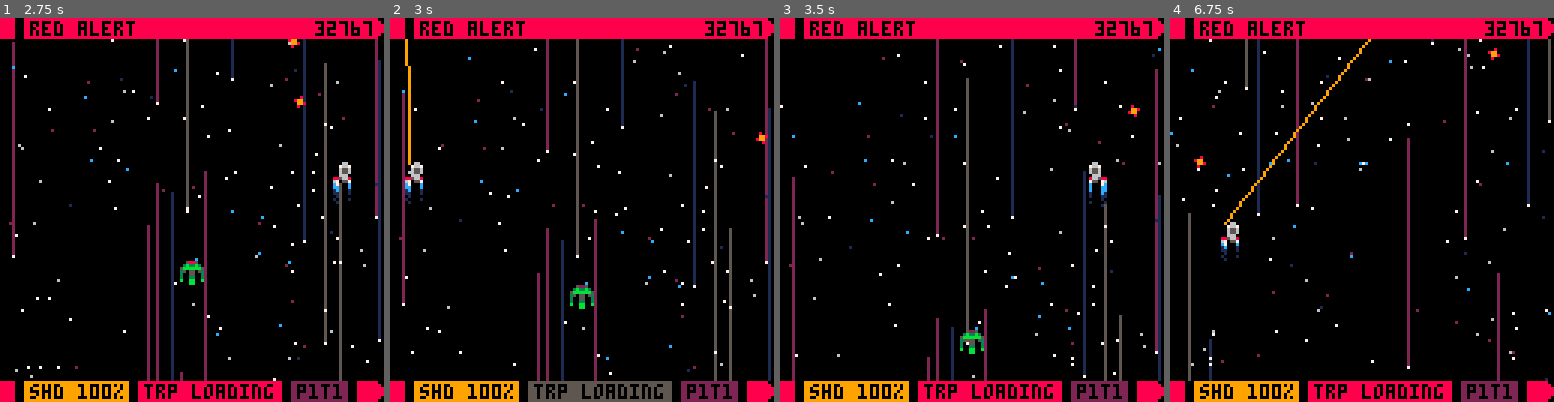
Above: before the commit, frames 1-4 (left to right).
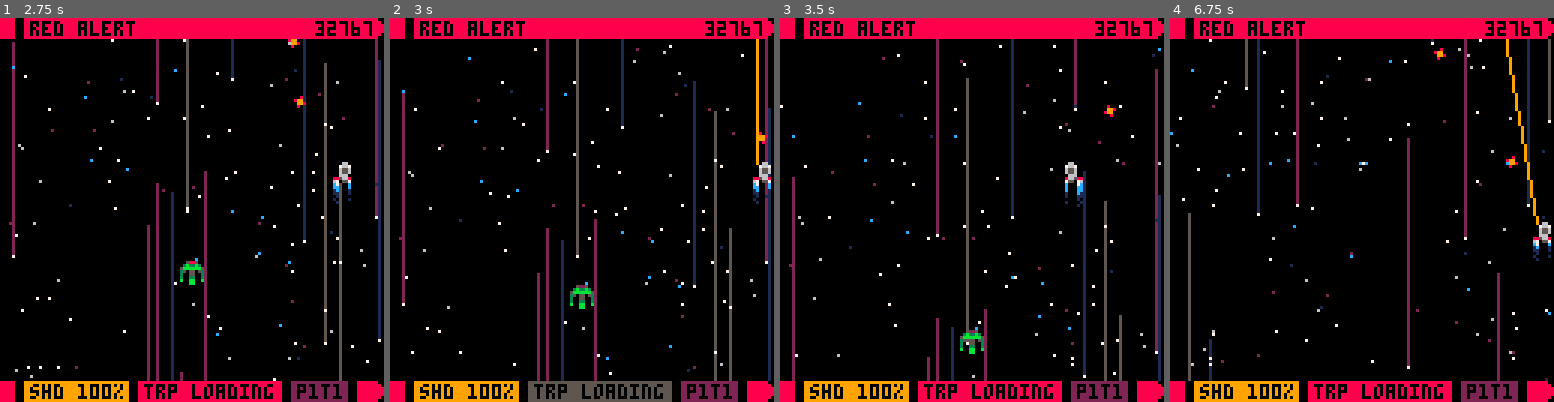
Above: after the commit, the same moments.

Repository: fab-industries/red-alert
Game: PICO-8 cartridge redalert.p8
The game is run twice, just before and just after one commit, with the same random seed, the same clock (stepped at 60 frames per second) and the same inputs.
Inputs:
- Up to frame 1 (2.75 s): tap X (X key) at 0.33, 1.07, 1.85 s; tap O (Z key) at 0.7, 1.7, 2.1, 2.5 s; hold Right 1.6-2.1 s; hold Up 2.15-2.42 s; hold Right from 2.47 s (still down)
- Up to frame 2 (3 s): keep holding Right; tap O (Z key) at 2.9 s; tap X (X key) at 2.97 s
- Up to frame 3 (3.5 s): release Right at 3.03 s; hold Left from 3.08 s (still down); tap O (Z key) at 3.3 s
- Up to frame 4 (6.75 s): release Left at 3.58 s; hold Down 3.63-3.97 s; tap O (Z key) every 0.4 s from 3.7 to 6.5 s; hold Right 4.02-4.68 s; tap X (X key) at 4.08, 5.2, 6.32 s; hold Up 4.73-5.03 s; hold Left 5.08-5.68 s; hold Down 5.73-6.03 s; hold Right 6.08-6.58 s; hold Right from 6.63 s (still down)

Frame 1 is identical in both runs. In frame 2, 1.0% of the frame differs, in the area x 3-100%, y 5-49%; in frame 3, 0.7%; in frame 4, 1.5%, in the area x 6-100%, y 5-64%.

Commit message:
Implemented collision detection: ship x enemies

Diff:
--- a/redalert.p8
+++ b/redalert.p8
@@ -82,6 +81,7 @@
  ship.spr=1
  ship.xf=64
  ship.pht=0
+ ship.cont=true
  stars={}
  torps={}
  enemies={}
@@ -164,9 +164,39 @@
   end
  end
 
+ --collision ship x enemies
+ for myen in all(enemies) do
+  if col(myen,ship) then
+   ship.cont=false
+   sfx(2)
+   del(enemies,myen)
+  end
+ end
+
+ --check if ship is dead
+ if ship.cont==false then
+  mode="over"
+  return
+ end
+
  --move ship
  ship.x+=ship.sx
  ship.y+=ship.sy
+
+ --prevent ship from moving
+ --off the edge of the screen
+ if ship.x>120 then
+ 	ship.x=120
+ end
+ if ship.x<0 then
+  ship.x=0
+ end
+ if ship.y<7 then
+  ship.y=7
+ end
+ if ship.y>110 then
+  ship.y=110
+ end
 
  --move torps
  for i=#torps,1,-1 do
@@ -181,15 +211,6 @@
  --animate torpflash
  if torpflash>0 then
   torpflash-=1
- end
-
- --prevent ship from moving
- --off the edge of the screen
- if ship.x>120 then
- 	ship.x=0
- end
- if ship.x<0 then
-  ship.x=120
  end
 
  anim_stars()
@@ -307,6 +328,16 @@
 
 function draw_spr(sp)
  spr(sp.spr,sp.x,sp.y)
+end
+
+function col(a,b)
+
+ if a.y>b.y+7 then return false end
+ if b.y>a.y+7 then return false end
+ if a.x>b.x+7 then return false end
+ if b.x>a.x+7 then return false end
+
+ return true
 end
 
 function draw_ui()
Not shown, changed: the sound effects (__sfx__) section of redalert.p8
